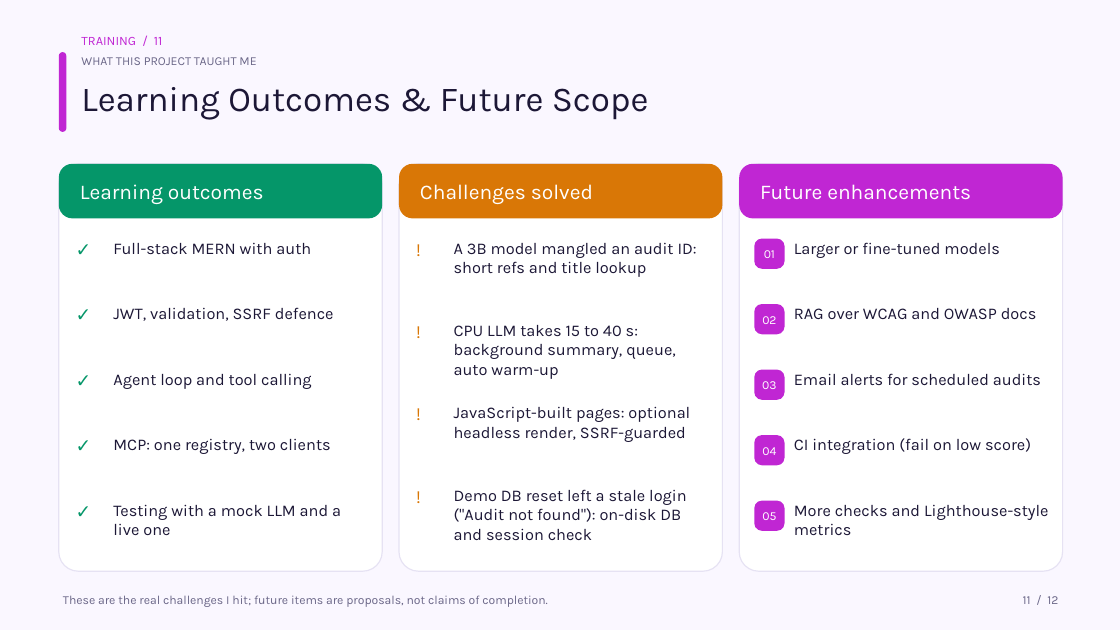
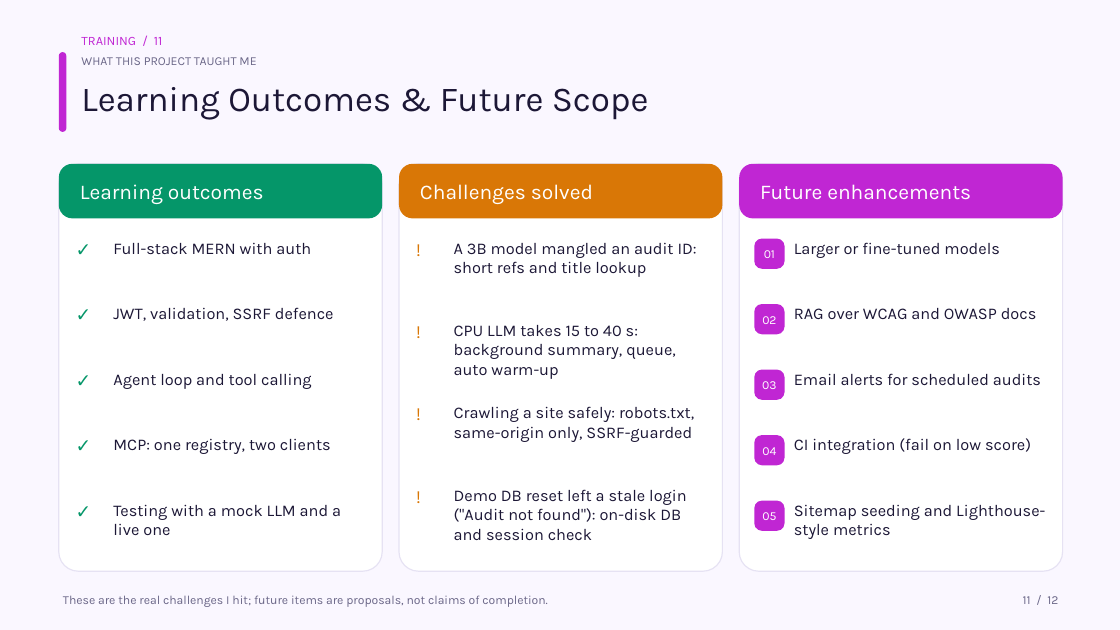
Before and after one commit to NiksheyYadav/AuditPilot, a slide deck: slide 11 of AuditPilot_IT2_Presentation.pptx. Drawn at 1120x630 pixels with LibreOffice and Linux fonts; fonts in the diff are those of the drawing. Boxes give left, top, right and bottom in pixels: in the first picture for what was removed or moved away, otherwise in the second. Text is boxed around its words. In the diff, an @@ line names an element or a change of style, - is before the commit and + after.

```diff
--- a/AuditPilot_IT2_Presentation.pptx
+++ b/AuditPilot_IT2_Presentation.pptx
@@ text at <box>454,406,694,442</box>: text changed @@
-JavaScript-built pages: optional headless render, SSRF-guarded
+Crawling a site safely: robots.txt, same-origin only, SSRF-guarded
@@ text at <box>794,505,1045,539</box>: text changed @@
-More checks and Lighthouse-style metrics
+Sitemap seeding and Lighthouse-style metrics
```
Also in this commit, not shown: 4 other slides changed, 8 other files.
